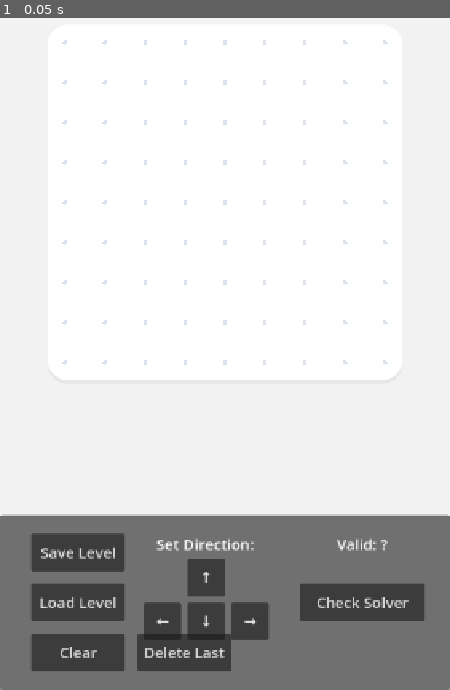
Above: before the commit, frame 1.
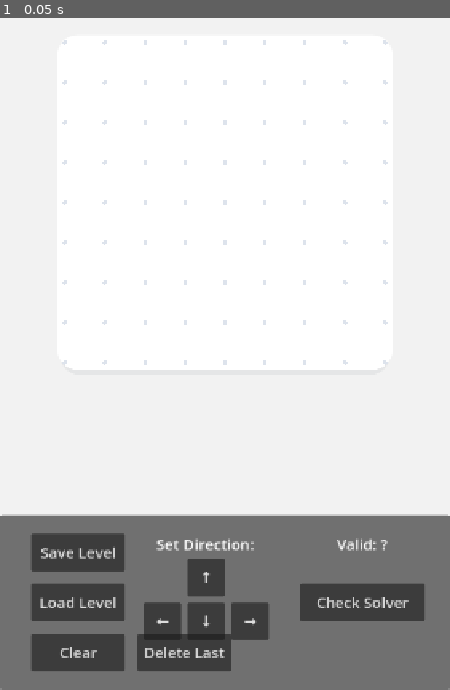
Above: after the commit, the same moment.

Repository: arvindgaikwad/Pathbreak
Game: Godot game, scene res://scenes/LevelEditor.tscn
Two runs of this game, one before a commit and one after it. Both use one fixed random seed, a clock stepped at 60 frames per second and the inputs below. This scene is started directly instead of the project's main scene.
Inputs:
- Up to frame 1 (0.05 s): no input

The runs differ from the first frame. In frame 1, 0.5% of the frame differs, in the area x 14-86%, y 51-54%.
Error in both runs: Invalid call. Nonexistent function 'update_grid' in base 'Node2D (board_manager.gd)'. (res://scripts/LevelEditor.gd:19)

Commit message:
Keep satisfaction feedback standalone-test safe and null-safe for autoloads

Diff:
--- a/scripts/gameplay/board_manager.gd
+++ b/scripts/gameplay/board_manager.gd
@@ -21,24 +21,31 @@
 const COLOR_GRID_DOTS_HIGH := Color("#B8C1CF")
 
 func _ready() -> void:
-	SettingsManager.settings_changed.connect(_on_settings_changed)
+	var sm: Node = get_node_or_null("/root/SettingsManager")
+	if sm and sm.has_signal("settings_changed"):
+		sm.settings_changed.connect(_on_settings_changed)
+
+func _is_reduce_motion() -> bool:
+	var sm: Node = get_node_or_null("/root/SettingsManager")
+	return bool(sm and sm.get("reduce_motion"))
+
+func _is_high_contrast() -> bool:
+	var sm: Node = get_node_or_null("/root/SettingsManager")
+	return bool(sm and sm.get("high_contrast"))
 
 func _draw() -> void:
 	var board_width := board_size.x * grid_size
 	var board_height := board_size.y * grid_size
 	var offset_x := -board_width * 0.5
 	var offset_y := -board_height * 0.5
-	var card_rect := Rect2(
-		Vector2(offset_x - VISUAL_PADDING, offset_y - VISUAL_PADDING),
-		Vector2(board_width + VISUAL_PADDING * 2.0, board_height + VISUAL_PADDING * 2.0)
-	)
-
-	var shadow_rect := card_rect
-	shadow_rect.position += Vector2(0.0, 6.0)
+
+	var shadow_rect := Rect2(offset_x - 8, offset_y - 4, board_width + 16, board_height + 24)
+	var card_rect := Rect2(offset_x - 12, offset_y - 12, board_width + 24, board_height + 24)
+
 	_draw_rounded_stylebox(shadow_rect, COLOR_SHADOW, 32)
 	_draw_rounded_stylebox(card_rect, COLOR_BOARD_CARD, 32)
 
-	var dot_color := COLOR_GRID_DOTS_HIGH if SettingsManager.high_contrast else COLOR_GRID_DOTS
+	var dot_color := COLOR_GRID_DOTS_HIGH if _is_high_contrast() else COLOR_GRID_DOTS
 	for x in range(board_size.x + 1):
 		for y in range(board_size.y + 1):
 			var point := Vector2(offset_x + x * grid_size, offset_y + y * grid_size)
@@ -53,7 +60,16 @@
 	style.corner_radius_bottom_right = radius
 	draw_style_box(style, rect)
 
+func _ensure_nodes() -> void:
+	if pieces_container == null:
+		pieces_container = get_node_or_null("PiecesContainer")
+		if pieces_container == null:
+			pieces_container = Node2D.new()
+			pieces_container.name = "PiecesContainer"
+			add_child(pieces_container)
+
 func setup_level(level_data: PuzzleLevelData) -> void:
+	_ensure_nodes()
 	clear_board()
 	board_size = level_data.board_size
 	queue_redraw()
@@ -132,7 +148,7 @@
 	return signalled
 
 func play_completion_settle() -> void:
-	if SettingsManager.reduce_motion:
+	if _is_reduce_motion():
 		return
 	if completion_tween != null and completion_tween.is_valid():
 		completion_tween.kill()
--- a/scripts/gameplay/puzzle_piece.gd
+++ b/scripts/gameplay/puzzle_piece.gd
@@ -101,7 +101,10 @@
 	return Vector2(exit_direction).normalized()
 
 func _normal_color() -> Color:
-	return COLOR_HIGH_CONTRAST_PATH if SettingsManager.high_contrast else COLOR_PRIMARY_PATH
+	var sm: Node = get_node_or_null("/root/SettingsManager")
+	if sm and sm.get("high_contrast"):
+		return COLOR_HIGH_CONTRAST_PATH
+	return COLOR_PRIMARY_PATH
 
 func reset_color() -> void:
 	set_color(_normal_color())
@@ -209,6 +212,10 @@
 	var base_width := clampf(grid_size * 0.23, 12.0, 17.0)
 	line.width = base_width * (1.0 + safe_amount * 0.055)
 
+func _is_reduce_motion() -> bool:
+	var sm: Node = get_node_or_null("/root/SettingsManager")
+	return bool(sm and sm.get("reduce_motion"))
+
 func play_newly_freed_feedback() -> void:
 	if is_removed or is_animating:
 		return
@@ -216,7 +223,7 @@
 	_stop_pulse()
 	reset_color()
 
-	if SettingsManager.reduce_motion:
+	if _is_reduce_motion():
 		set_color(_normal_color().lerp(COLOR_ACCENT, 0.62))
 		var timer := get_tree().create_timer(0.18)
 		timer.timeout.connect(func() -> void:
@@ -226,8 +233,8 @@
 		)
 		return
 
+	line.width = clampf(grid_size * 0.28, 14.0, 20.0)
 	feedback_tween = create_tween()
-	feedback_tween.tween_method(_set_freed_feedback_amount, 0.0, 1.0, 0.10).set_trans(Tween.TRANS_SINE)
 	feedback_tween.tween_method(_set_freed_feedback_amount, 1.0, 0.0, 0.20).set_trans(Tween.TRANS_SINE)
 	feedback_tween.finished.connect(func() -> void:
 		feedback_tween = null
@@ -237,7 +244,7 @@
 	)
 
 func get_escape_animation_duration() -> float:
-	return 0.18 if SettingsManager.reduce_motion else SNAKE_ESCAPE_DURATION
+	return 0.18 if _is_reduce_motion() else SNAKE_ESCAPE_DURATION
 
 func animate_successful_escape() -> void:
 	if is_removed:
@@ -248,7 +255,7 @@
 	_stop_pulse()
 	set_color(COLOR_ACCENT)
 
-	if SettingsManager.reduce_motion or not _prepare_snake_escape():
+	if _is_reduce_motion() or not _prepare_snake_escape():
 		_animate_reduced_motion_escape()
 		return
 
@@ -347,7 +354,7 @@
 	_stop_pulse()
 	set_color(COLOR_ERROR)
 
-	var distance := 5.0 if SettingsManager.reduce_motion else 10.0
+	var distance := 5.0 if _is_reduce_motion() else 10.0
 	var shake_direction := Vector2(exit_direction) * distance
 	var tween := create_tween()
 	tween.tween_property(self, "position", shake_direction, 0.05).set_trans(Tween.TRANS_SINE)
@@ -365,7 +372,7 @@
 	_stop_feedback()
 	_stop_pulse()
 	reset_color()
-	if SettingsManager.reduce_motion:
+	if _is_reduce_motion():
 		set_color(COLOR_ACCENT)
 		var color_timer := get_tree().create_timer(0.55)
 		color_timer.timeout.connect(reset_color)
@@ -391,7 +398,7 @@
 	_stop_feedback()
 	_stop_pulse()
 	reset_color()
-	if SettingsManager.reduce_motion:
+	if _is_reduce_motion():
 		set_color(COLOR_ACCENT)
 		return
 	direction_tween = create_tween()
@@ -412,7 +419,7 @@
 		if not is_removed:
 			reset_color()
 		return
-	if SettingsManager.reduce_motion:
+	if _is_reduce_motion():
 		set_color(COLOR_ACCENT)
 		return
 
Not shown, added: tests/test_mobile_project_settings.gd.uid
Not shown, added: tests/test_satisfaction_feedback.gd.uid
